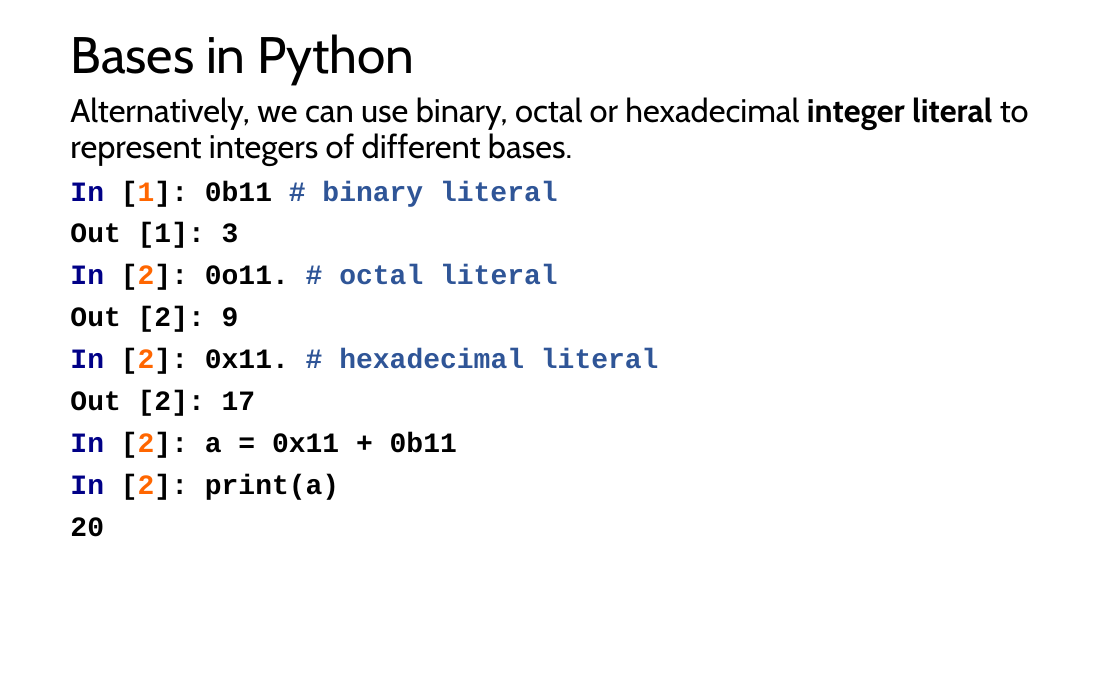
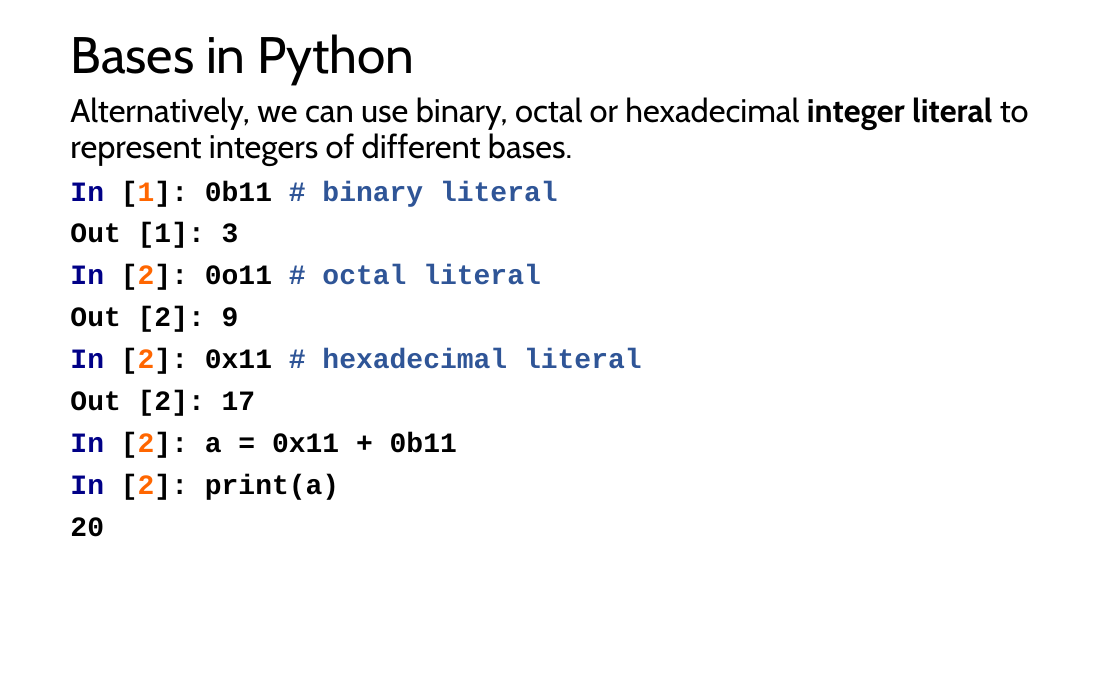
Before and after one commit to LongBaoNguyen/longbaonguyen.github.io, a slide deck: slide 3 of courses/apcsp/lect13.pptx. Drawn at 1120x700 pixels with LibreOffice and Linux fonts; fonts in the diff are those of the drawing. Boxes give left, top, right and bottom in pixels: in the first picture for what was removed or moved away, otherwise in the second. Text is boxed around its words. In the diff, an @@ line names an element or a change of style, - is before the commit and + after.

```diff
--- a/courses/apcsp/lect13.pptx
+++ b/courses/apcsp/lect13.pptx
@@ text at (70, 265, 541, 290): text changed @@
-In [2]: 0o11. # octal literal
+In [2]: 0o11 # octal literal
@@ text at (70, 348, 642, 374): text changed @@
-In [2]: 0x11. # hexadecimal literal
+In [2]: 0x11 # hexadecimal literal
```
Also in this commit, not shown: 1 slide added, 7 other files.
